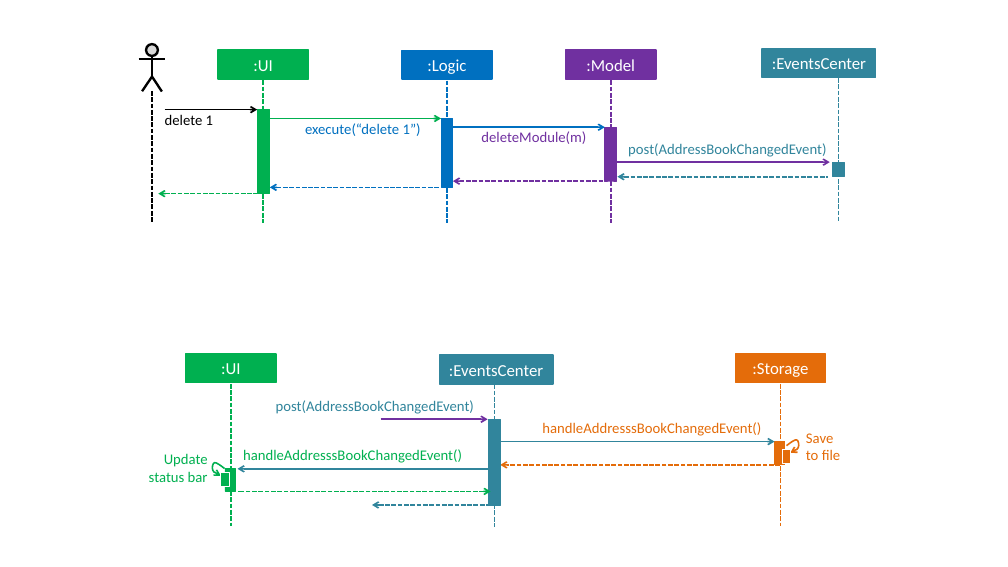
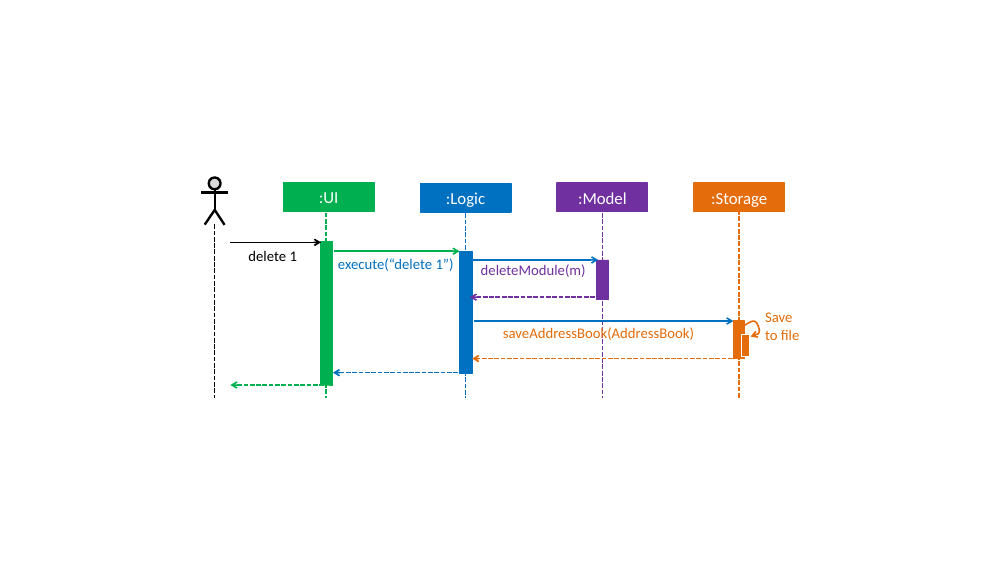
Before and after one commit to chyeo/main, a slide deck: slide 1 of docs/diagrams/HighLevelSequenceDiagrams.pptx. Drawn at 1008x567 pixels with LibreOffice and Linux fonts; fonts in the diff are those of the drawing. Boxes give left, top, right and bottom in pixels: in the first picture for what was removed or moved away, otherwise in the second. Text is boxed around its words. In the diff, an @@ line names an element or a change of style, - is before the commit and + after.

```diff
--- a/docs/diagrams/HighLevelSequenceDiagrams.pptx
+++ b/docs/diagrams/HighLevelSequenceDiagrams.pptx
@@ group removed at (x1=618, y1=49, x2=876, y2=221): 2 rectangles, 2 arrows, 1 text, 1 line @@
-post(AddressBookChangedEvent)
-:EventsCenter
@@ rectangle ":Logic" moved from (x1=402, y1=51, x2=492, y2=79) to (x1=420, y1=183, x2=511, y2=212) @@
@@ rectangle ":Model" moved from (x1=566, y1=50, x2=656, y2=79) to (x1=557, y1=183, x2=648, y2=212) @@
@@ rectangle ":Storage" moved from (x1=736, y1=354, x2=827, y2=383) to (x1=694, y1=183, x2=785, y2=212) @@
@@ line moved from (152, 91) - (152, 223) to (215, 225) - (215, 398) @@
@@ line moved from (263, 80) - (263, 223) to (327, 212) - (327, 398) @@
@@ line moved from (447, 81) - (447, 223) to (466, 213) - (466, 398) @@
@@ line moved from (611, 80) - (611, 223) to (603, 213) - (603, 398) @@
@@ line moved from (780, 384) - (780, 526) to (740, 210) - (740, 398) @@
@@ 2 lines, 1 rectangle, 1 ellipse, 1 freeform shape, 1 arrow moved together from (x1=138, y1=44, x2=309, y2=110) to (x1=201, y1=178, x2=374, y2=243) @@
@@ text "delete 1" moved from (x1=165, y1=114, x2=213, y2=125) to (x1=248, y1=250, x2=297, y2=261) @@
@@ rectangle resized from (x1=257, y1=110, x2=270, y2=194) to (x1=321, y1=242, x2=333, y2=386) @@
@@ arrow moved from (270, 119) - (441, 119) to (334, 251) - (460, 251) @@
@@ alignment left to centre in 3 elements at (x1=481, y1=264, x2=586, y2=277), (x1=248, y1=250, x2=297, y2=261), (x1=338, y1=258, x2=454, y2=271) @@
@@ text "execute(“delete 1”)" moved from (x1=305, y1=123, x2=421, y2=136) to (x1=338, y1=258, x2=454, y2=271) @@
@@ rectangle resized from (x1=441, y1=119, x2=453, y2=188) to (x1=460, y1=251, x2=473, y2=374) @@
@@ arrow moved from (453, 127) - (605, 127) to (472, 260) - (598, 260) @@
@@ text "deleteModule(m)" moved from (x1=481, y1=131, x2=586, y2=144) to (x1=481, y1=264, x2=586, y2=277) @@
@@ rectangle resized from (x1=605, y1=127, x2=617, y2=181) to (x1=597, y1=260, x2=609, y2=299) @@
@@ arrow moved from (453, 181) - (605, 181) to (470, 297) - (597, 297) @@
@@ arrow added from (473, 321) to (734, 321), #0070C0 1.5 pt @@
@@ text added at (x1=503, y1=327, x2=694, y2=343), 14 pt, text #E46C0A @@
+saveAddressBook(AddressBook)
@@ rectangle resized from (x1=775, y1=442, x2=786, y2=465) to (x1=734, y1=321, x2=745, y2=358) @@
@@ freeform shape resized from (x1=785, y1=438, x2=802, y2=455) to (x1=742, y1=318, x2=763, y2=338) @@
@@ text "Save to file" moved from (x1=806, y1=433, x2=840, y2=460) to (x1=765, y1=312, x2=799, y2=340) @@
@@ arrow moved from (780, 465) - (501, 465) to (739, 358) - (473, 358) @@
@@ rectangle resized from (x1=783, y1=450, x2=791, y2=464) to (x1=742, y1=334, x2=750, y2=357) @@
@@ arrow moved from (158, 194) - (257, 194) to (231, 385) - (321, 385) @@
@@ arrow moved from (270, 188) - (440, 188) to (333, 373) - (460, 373) @@
@@ group removed at (x1=149, y1=354, x2=775, y2=527): 5 rectangles, 5 arrows, 4 texts, 2 lines, 1 freeform shape @@
-post(AddressBookChangedEvent)
-:EventsCenter
-handleAddresssBookChangedEvent()
-:UI
-handleAddresssBookChangedEvent()
-Update status bar
```
Also in this commit, not shown: 1 other file.
